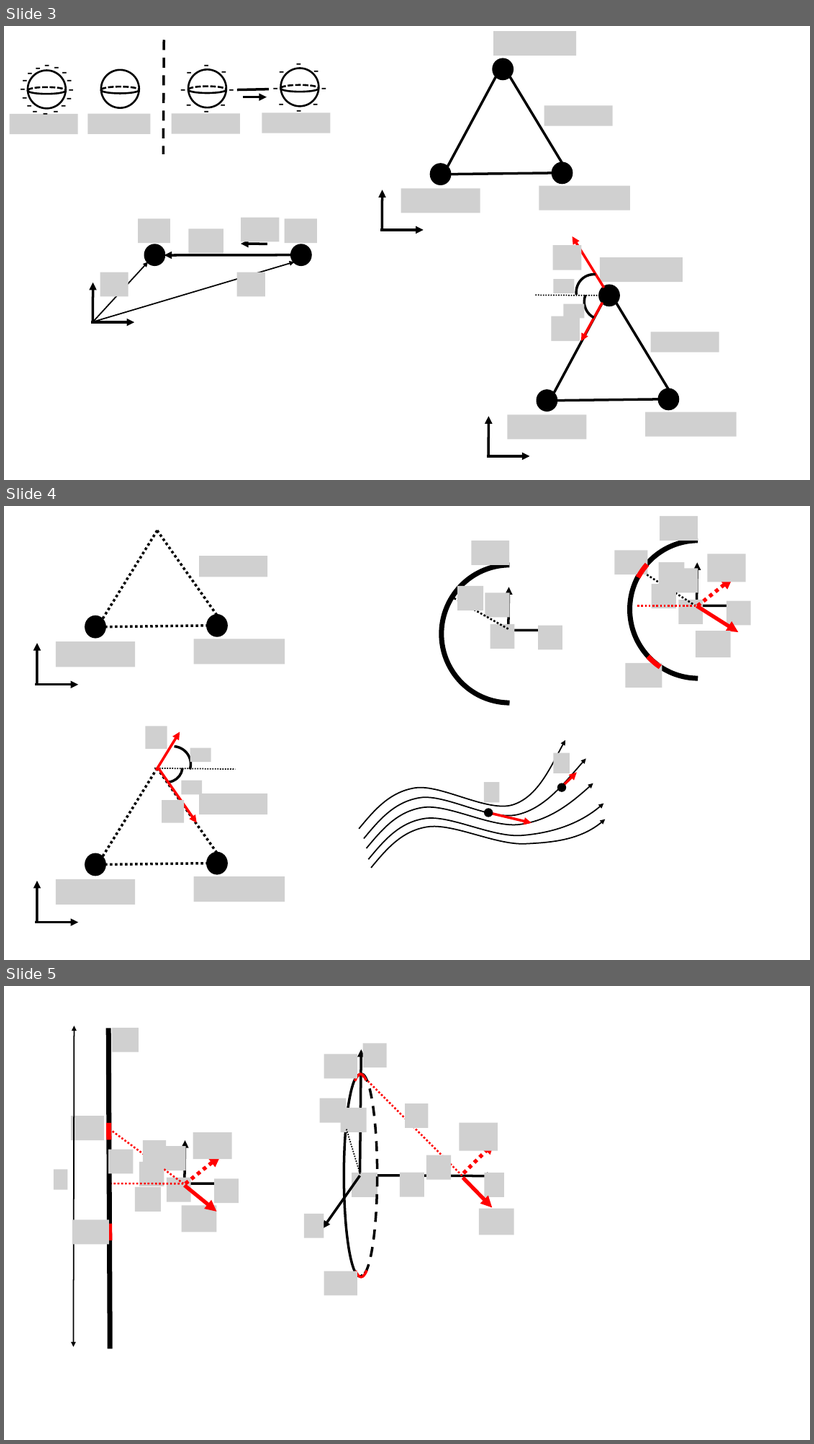
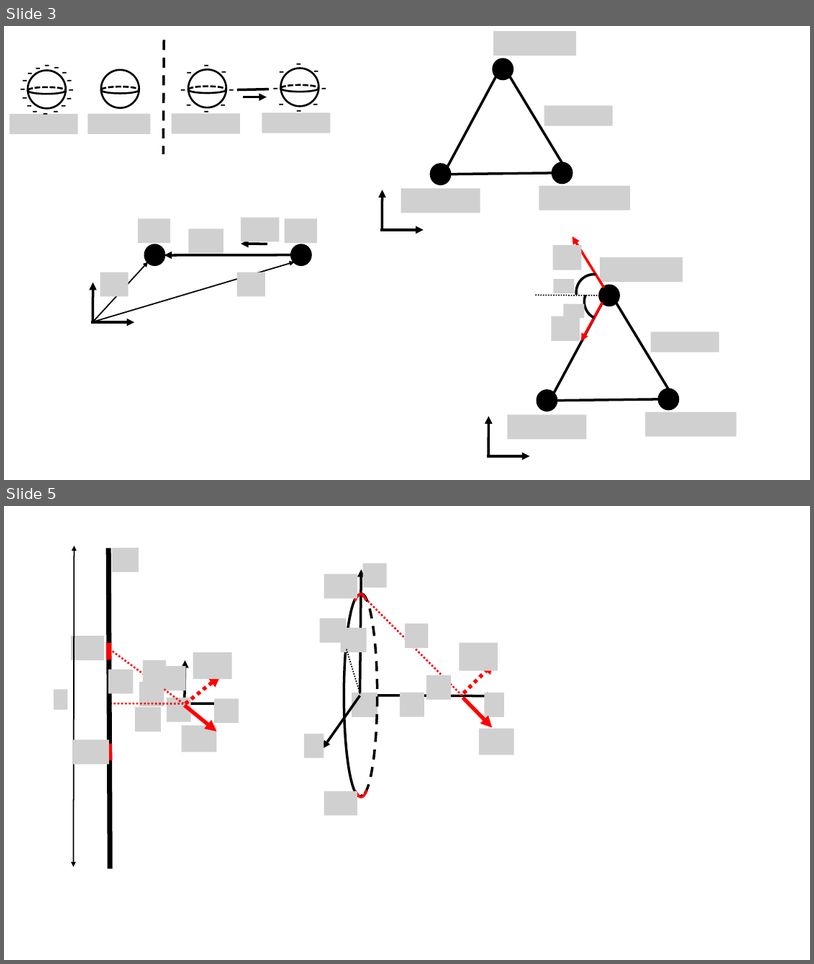
Before and after one commit to OSTP/PhysicsArtofModelling, a slide deck: tex/figures/ChargesFields/Figures.pptx. Shown one above the other, each under a label of ours: slides 3, 4 and 5 before the commit, slides 3 and 5 after it; the slides between them are not shown. The pictures are 814x1444 and 814x964 pixels, drawn with LibreOffice and Linux fonts; fonts in the diff are those of the drawing; grey boxes stand for pictures; background and template pictures are left out. Boxes give left, top, right and bottom in pixels: in the first picture for what was removed or moved away, otherwise in the second. Text is boxed around its words. In the diff, an @@ line names an element or a change of style, - is before the commit and + after.

```diff
--- a/tex/figures/ChargesFields/Figures.pptx
+++ b/tex/figures/ChargesFields/Figures.pptx
@@ slide 4 removed at (4,506,810,960), background #FFFFFF @@
@@ group removed at (615,516,767,687): 10 pictures, 4 arrows, 3 arc (boxed as its full ellipse)s, 2 lines @@
@@ group removed at (442,541,579,703): 5 pictures, 2 arrows, 1 arc (boxed as its full ellipse), 1 line @@
@@ group removed at (36,530,286,685): 3 pictures, 3 lines, 2 ellipses, 2 arrows @@
@@ group removed at (359,740,605,867): 5 freeform shapes, 2 arrows, 2 ellipses, 2 pictures @@
@@ group removed at (36,726,286,923): 7 pictures, 4 lines, 4 arrows, 2 ellipses, 2 arc (boxed as its full ellipse)s @@
```
Also in this commit, not shown: 1 slide added, 3 other files.
